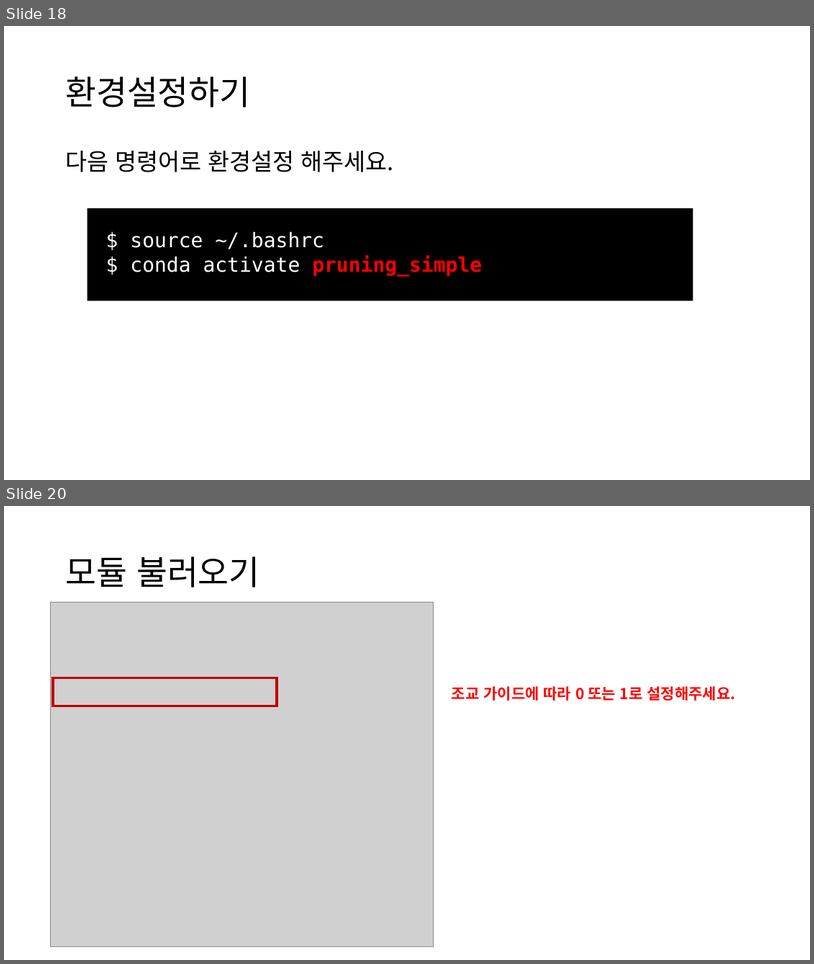
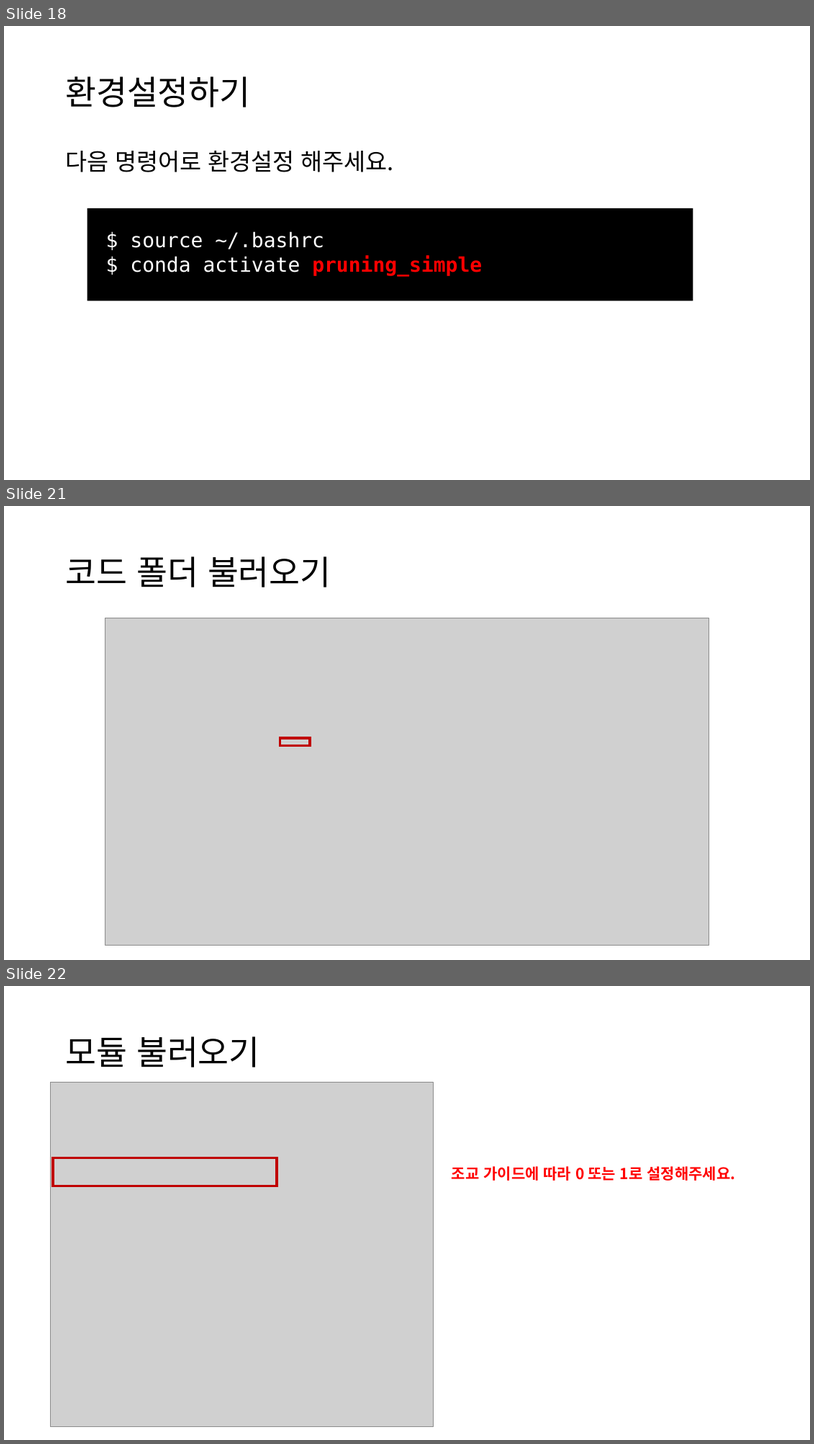
Before and after one commit to h19920918/samsung_ds_summer_pruning, a slide deck: samsung_ds_pruning.pptx. Shown one above the other, each under a label of ours: slides 18 and 20 before the commit, slides 18, 21 and 22 after it; the slides between them are not shown. The pictures are 814x964 and 814x1444 pixels, drawn with LibreOffice and Linux fonts; fonts in the diff are those of the drawing; grey boxes stand for pictures. Boxes give left, top, right and bottom in pixels: in the first picture for what was removed or moved away, otherwise in the second. Text is boxed around its words. In the diff, an @@ line names an element or a change of style, - is before the commit and + after.

```diff
--- a/samsung_ds_pruning.pptx
+++ b/samsung_ds_pruning.pptx
@@ slide 21 added at bbox=[4, 506, 810, 960], background #FFFFFF @@
@@ title added at bbox=[65, 556, 332, 587], 40 pt, text #000000 @@
+코드 폴더 불러오기
@@ picture added at bbox=[106, 618, 710, 945] @@
@@ rectangle added at bbox=[280, 738, 310, 745], outline #C00000 3 pt @@
@@ what was slide 20 is now slide 22 @@
```
Also in this commit, not shown: 1 slide changed, 1 other slide added, 1 other file.
